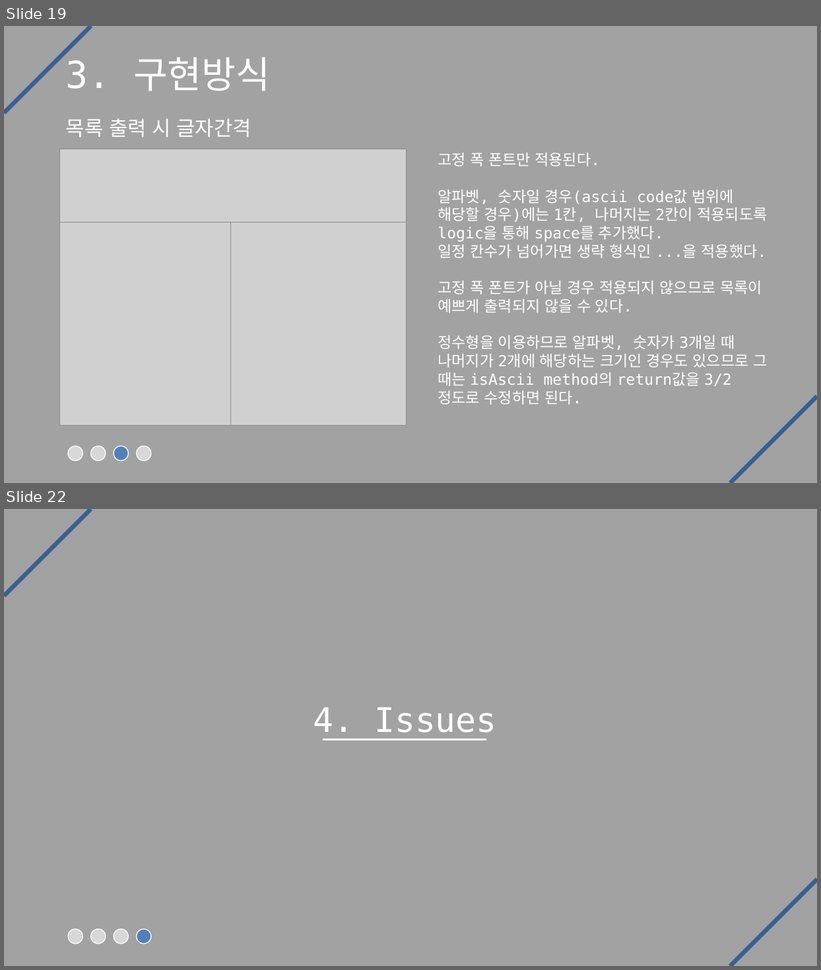
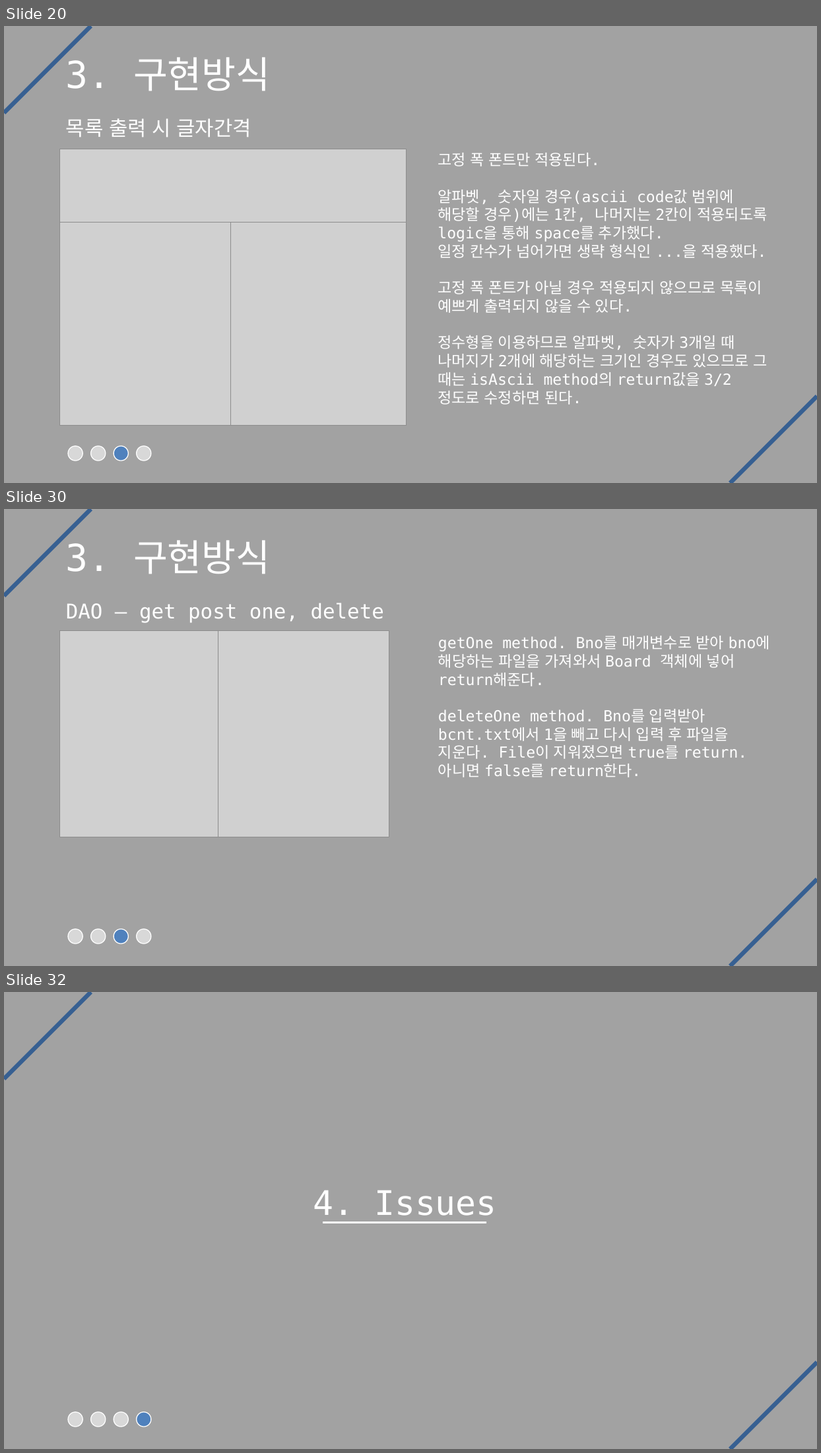
Before and after one commit to geoni4/summary, a slide deck: 프로젝트 발표자료 모음/자바 발표 자료/JAVA 네트워크 게시판 프로젝트.pptx. Shown one above the other, each under a label of ours: slides 19 and 22 before the commit, slides 20, 30 and 32 after it; the slides between them are not shown. The pictures are 821x970 and 821x1453 pixels, drawn with LibreOffice and Linux fonts; fonts in the diff are those of the drawing; grey boxes stand for pictures. Boxes give left, top, right and bottom in pixels: in the first picture for what was removed or moved away, otherwise in the second. Text is boxed around its words. In the diff, an @@ line names an element or a change of style, - is before the commit and + after.

```diff
--- a/프로젝트 발표자료 모음/자바 발표 자료/JAVA 네트워크 게시판 프로젝트.pptx
+++ b/프로젝트 발표자료 모음/자바 발표 자료/JAVA 네트워크 게시판 프로젝트.pptx
@@ slide 30 added at (x1=4, y1=509, x2=817, y2=966), background #A2A2A2 @@
@@ line added from (4, 595) to (90, 509), #376092 5 pt @@
@@ title added at (x1=66, y1=540, x2=271, y2=574), 44 pt, text #FFFFFF @@
+3. 구현방식
@@ text added at (x1=66, y1=603, x2=384, y2=623), 24 pt, text #FFFFFF @@
+DAO – get post one, delete
@@ picture added at (x1=60, y1=630, x2=218, y2=837) @@
@@ picture added at (x1=218, y1=630, x2=389, y2=837) @@
@@ text added at (x1=438, y1=636, x2=770, y2=778), 18 pt, text #FFFFFF @@
+getOne method. Bno를 매개변수로 받아 bno에 해당하는 파일을 가져와서 Board 객체에 넣어 return해준다.
+deleteOne method. Bno를 입력받아 bcnt.txt에서 1을 빼고 다시 입력 후 파일을 지운다. File이 지워졌으면 true를 return. 아니면 false를 return한다.
@@ line added from (731, 966) to (817, 880), #376092 5 pt @@
@@ ellipse added at (x1=68, y1=929, x2=83, y2=944), fill #D8D8D8, outline #FFFFFF 1 pt @@
@@ ellipse added at (x1=90, y1=929, x2=105, y2=944), fill #D8D8D8, outline #FFFFFF 1 pt @@
@@ ellipse added at (x1=114, y1=929, x2=129, y2=944), fill #4F81BD, outline #FFFFFF 1 pt @@
@@ ellipse added at (x1=137, y1=929, x2=151, y2=944), fill #D8D8D8, outline #FFFFFF 1 pt @@
@@ what was slide 19 is now slide 20 @@
@@ what was slide 22 is now slide 32 @@
```
Also in this commit, not shown: 3 slides changed, 9 other slides added, 11 other files.
